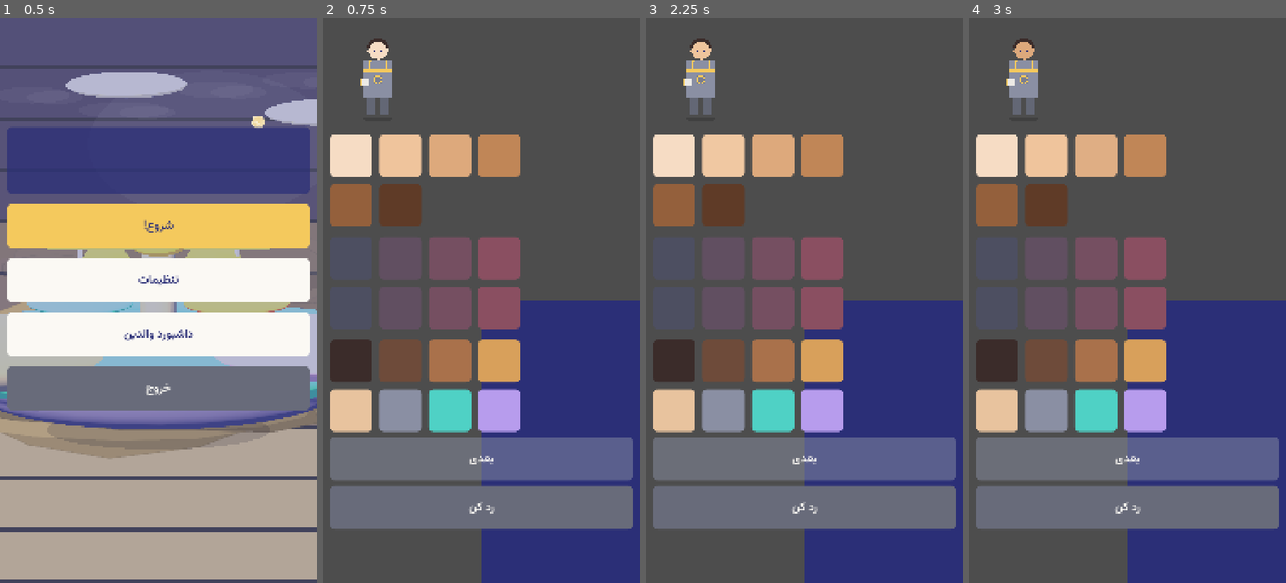
Above: before the commit, frames 1-4 (left to right).
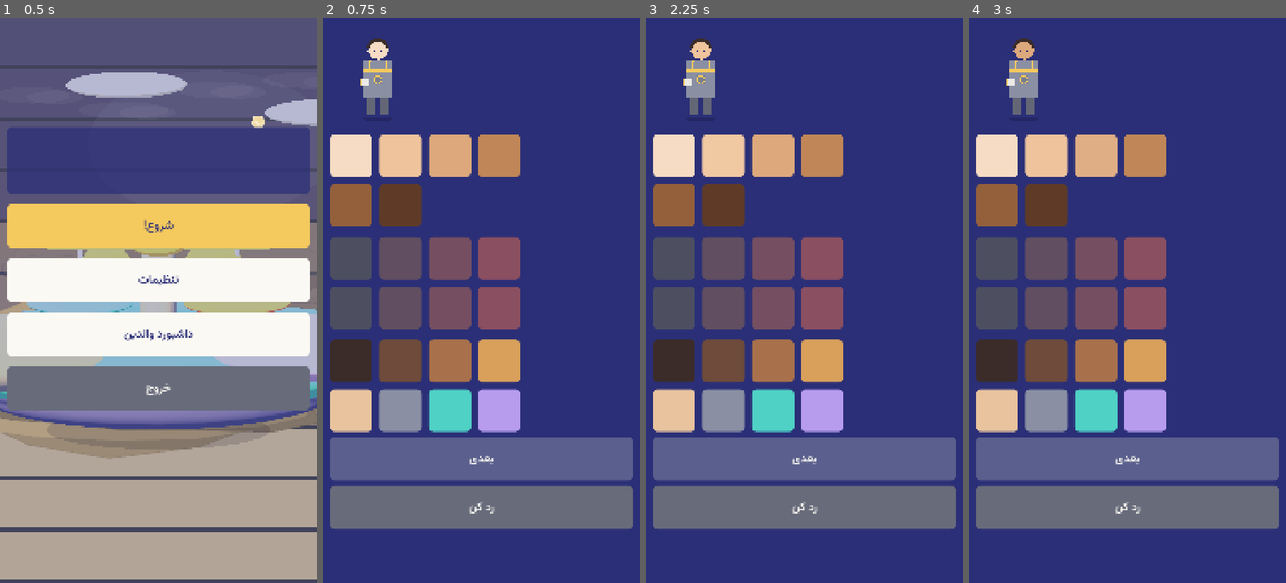
Above: after the commit, the same moments.

Repository: soheilsssbd7/Nexus-learning-game
Game: Godot game, scene res://scenes/main/MainMenu.tscn
Two runs of this game, one before a commit and one after it. Both use one fixed random seed, a clock stepped at 60 frames per second and the inputs below.
Inputs (mouse positions are in pixels of both pictures, inside the frame that each line leads up to):
- Up to frame 1 (0.5 s): no input
- Up to frame 2 (0.75 s): click "شروع!" at 0.5 s
- Up to frame 3 (2.25 s): click (674, 153) at 1.25 s; click (722, 153) at 2 s
- Up to frame 4 (3 s): click (1095, 153) at 2.75 s

Frame 1 is identical in both runs. In frame 2, 47% of the frame differs, in the area x 0-100%, y 0-100%; in frame 3, 47%; in frame 4, 47%.

Commit message:
fix(onboarding): center content within portrait canvas
Co-authored-by: arena-agent <297053741+arena-agent@users.noreply.github.com>

Diff:
--- a/game/scripts/ui/Onboarding.gd
+++ b/game/scripts/ui/Onboarding.gd
@@ -88,9 +88,8 @@
 	var frame_width: float = maxf(frame.x, 1.0)
 	var frame_height: float = maxf(frame.y, 1.0)
 	if _background != null and is_instance_valid(_background):
-		_background.custom_minimum_size = Vector2(1080.0, 1920.0)
-		_background.set_anchors_and_offsets_preset(Control.PRESET_CENTER,
-			Control.PRESET_MODE_MINSIZE, 0)
+		_background.position = Vector2((frame_width - 1080.0) * 0.5, 0.0)
+		_background.size = Vector2(1080.0, 1920.0)
 	for key: Variant in _panels.keys():
 		var panel := _panels[key] as Control
 		if panel == null or not panel.visible:
@@ -98,17 +97,22 @@
 		var content_size: Vector2 = panel.get_combined_minimum_size()
 		var content_width: float = maxf(content_size.x, 1.0)
 		var content_height: float = maxf(content_size.y, 1.0)
-		var available_width: float = minf(1032.0, maxf(frame_width - 48.0, 1.0))
+		var panel_width: float = minf(1032.0, maxf(frame_width - 48.0, 1.0))
 		var available_height: float = maxf(frame_height - 48.0, 1.0)
 		var fit_scale: float = minf(1.0, minf(
-			available_width / content_width,
+			panel_width / content_width,
 			available_height / content_height))
+		# این panel فرزندِ Container نیست؛ اندازه‌ی واقعی را صریحاً روی قاب
+		# portrait می‌گذاریم تا Containerهای داخلی هیچ‌وقت به عرضِ expanded Web
+		# (مثلاً ۲۰۴۰px در headless) کشیده نشوند.
+		panel.set_anchors_and_offsets_preset(Control.PRESET_TOP_LEFT,
+			Control.PRESET_MODE_MINSIZE, 0)
+		panel.size = Vector2(panel_width, content_height)
 		panel.scale = Vector2.ONE * fit_scale
-		panel.pivot_offset = Vector2(panel.size.x * 0.5, 0.0)
+		panel.pivot_offset = Vector2(panel_width * 0.5, 0.0)
 		var rendered_height: float = content_height * fit_scale
 		var top: float = clampf((frame_height - rendered_height) * 0.18, 24.0, 120.0)
-		panel.offset_top = top
-		panel.offset_bottom = top + content_height
+		panel.position = Vector2((frame_width - panel_width) * 0.5, top)
 
 
 func _build_background() -> void:
Not shown, changed: site/game/engine_bundle.mjs
Not shown, changed: site/game/index.pck
